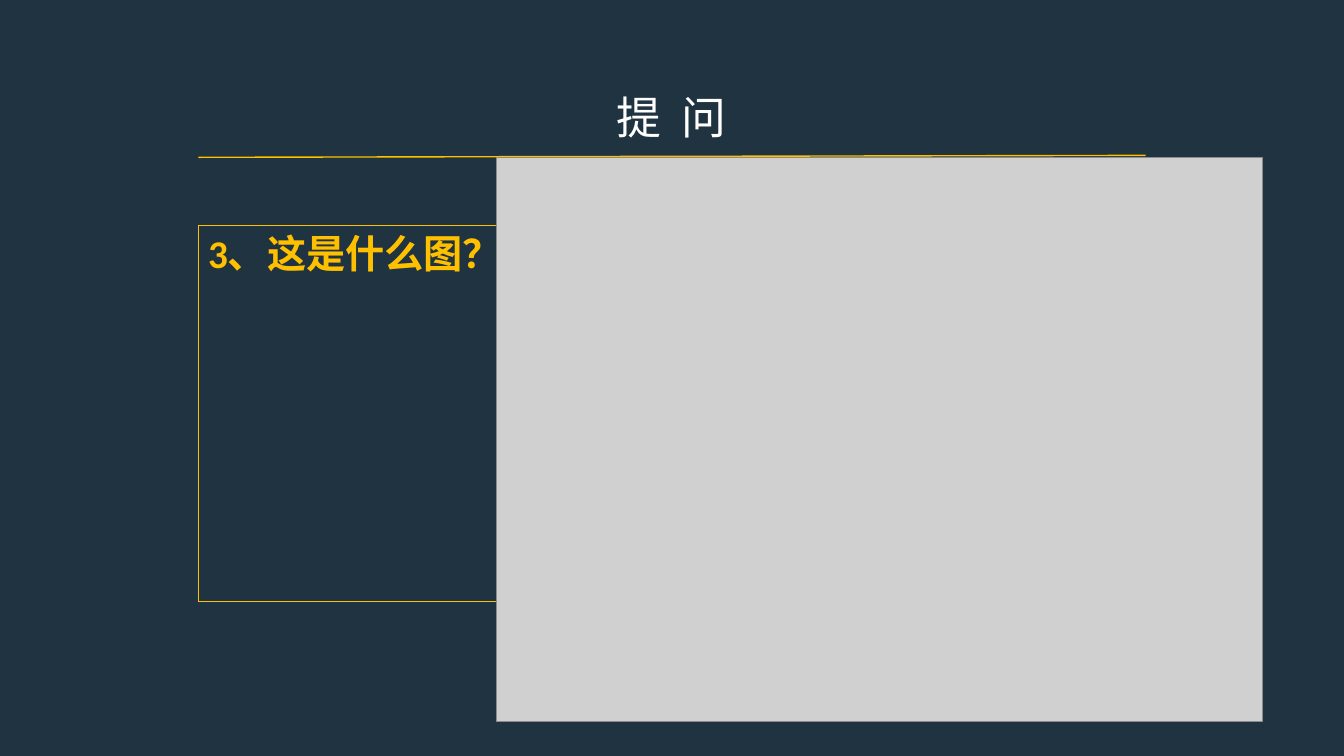
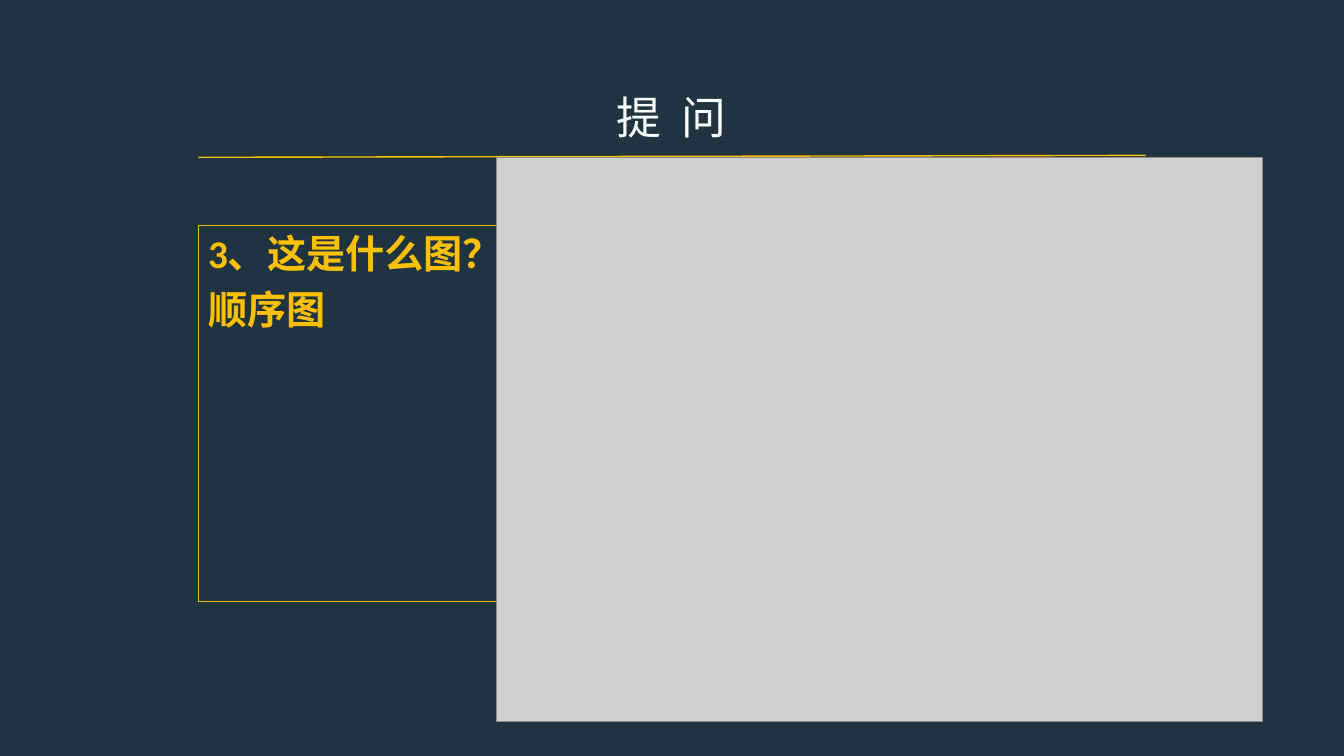
Before and after one commit to PRD2017-G07/G07-teamwork, a slide deck: slide 32 of 0PPT/UML图.pptx. Drawn at 1344x756 pixels with LibreOffice and Linux fonts; fonts in the diff are those of the drawing; grey boxes stand for pictures. Boxes give left, top, right and bottom in pixels: in the first picture for what was removed or moved away, otherwise in the second. Text is boxed around its words. In the diff, an @@ line names an element or a change of style, - is before the commit and + after.

```diff
--- a/0PPT/UML图.pptx
+++ b/0PPT/UML图.pptx
@@ text in rectangle at (208, 290, 325, 328): paragraph added @@
+顺序图
```
Also in this commit, not shown: 2 other slides changed.
